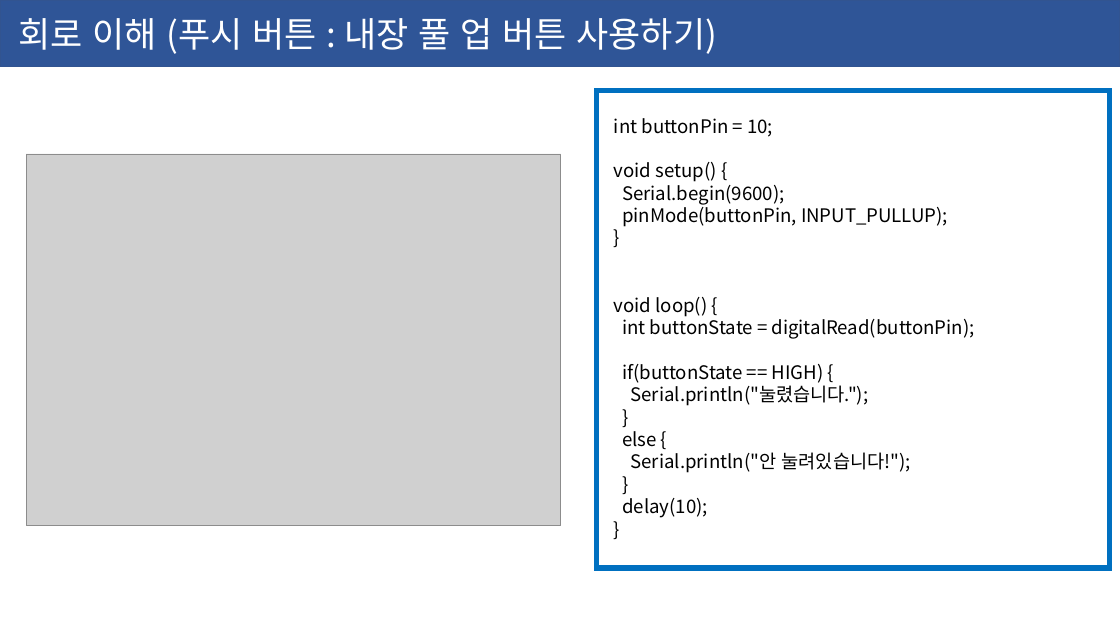
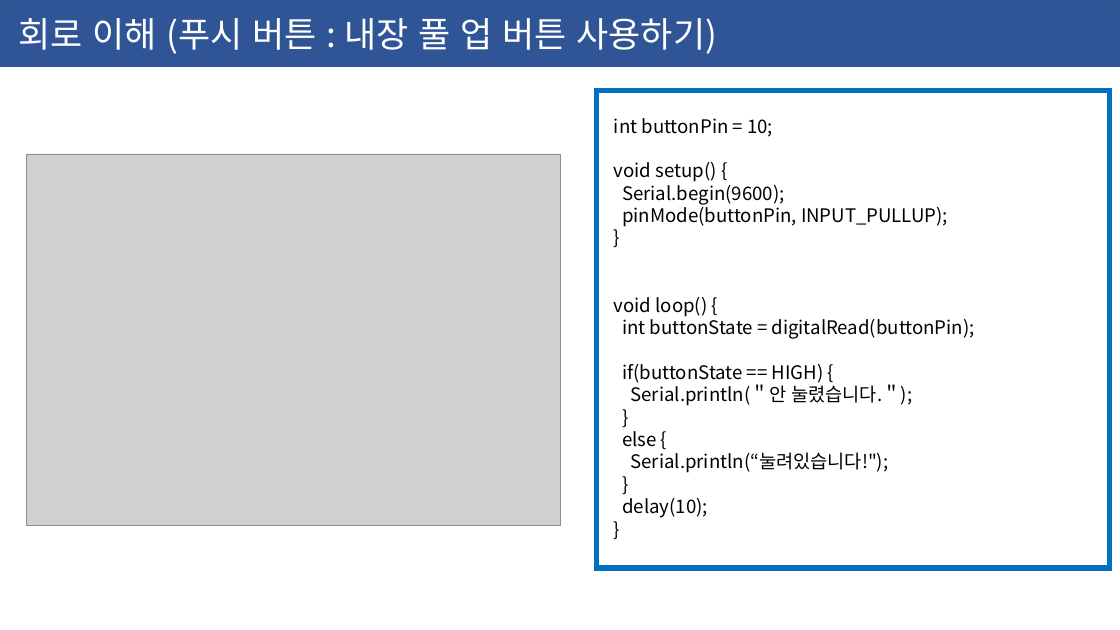
Before and after one commit to ssjf409/2020-yeonsu-highschool, a slide deck: slide 17 of 2020-06-03-연수고.pptx. Drawn at 1120x630 pixels with LibreOffice and Linux fonts; fonts in the diff are those of the drawing; grey boxes stand for pictures. Boxes give left, top, right and bottom in pixels: in the first picture for what was removed or moved away, otherwise in the second. Text is boxed around its words. In the diff, an @@ line names an element or a change of style, - is before the commit and + after.

```diff
--- a/2020-06-03-연수고.pptx
+++ b/2020-06-03-연수고.pptx
@@ text at (631, 382, 912, 406): text changed @@
-Serial.println("눌렸습니다.");
+Serial.println(＂안 눌렸습니다.＂);
@@ text at (631, 452, 889, 473): text changed @@
-Serial.println("안 눌려있습니다!");
+Serial.println(“눌려있습니다!");
```
Also in this commit, not shown: 2 other slides changed, 2 slides added.
